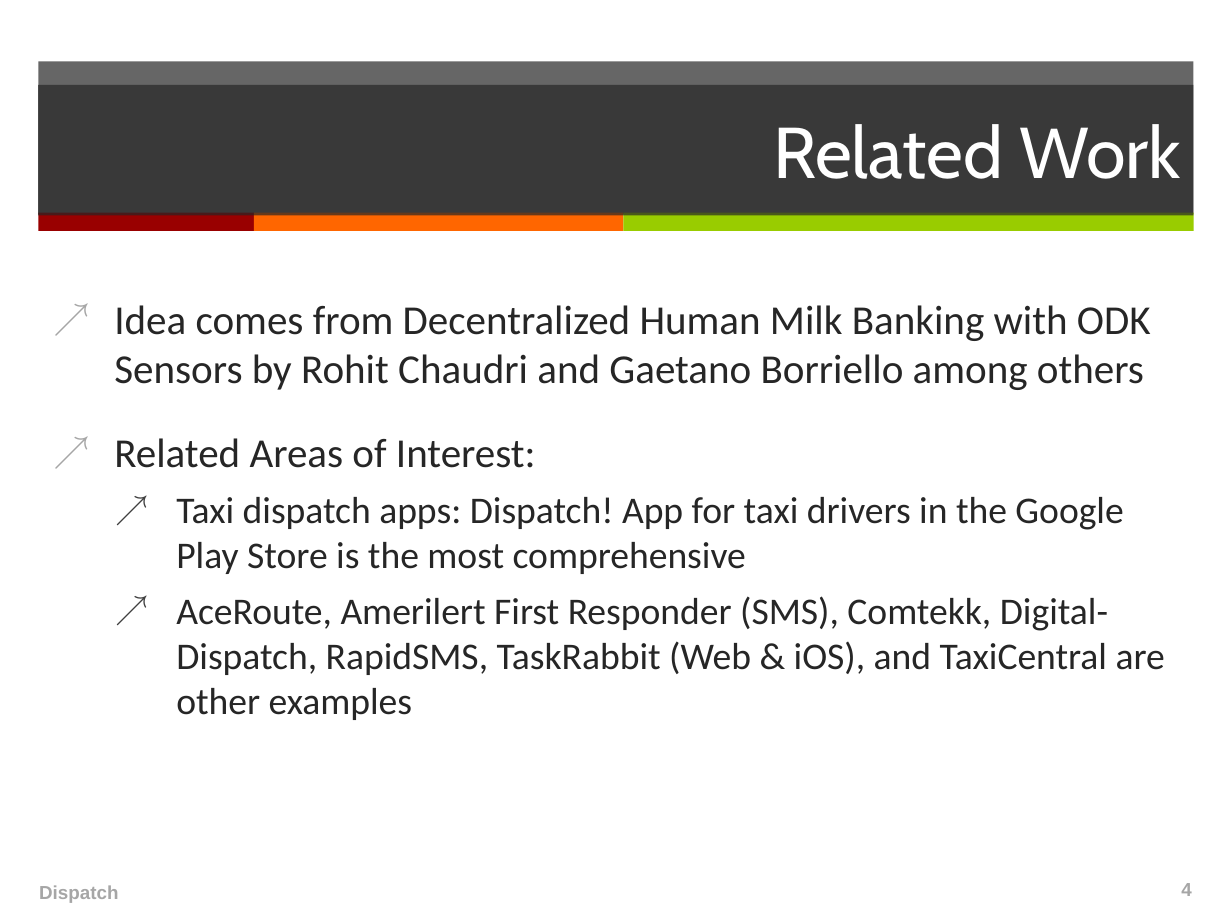
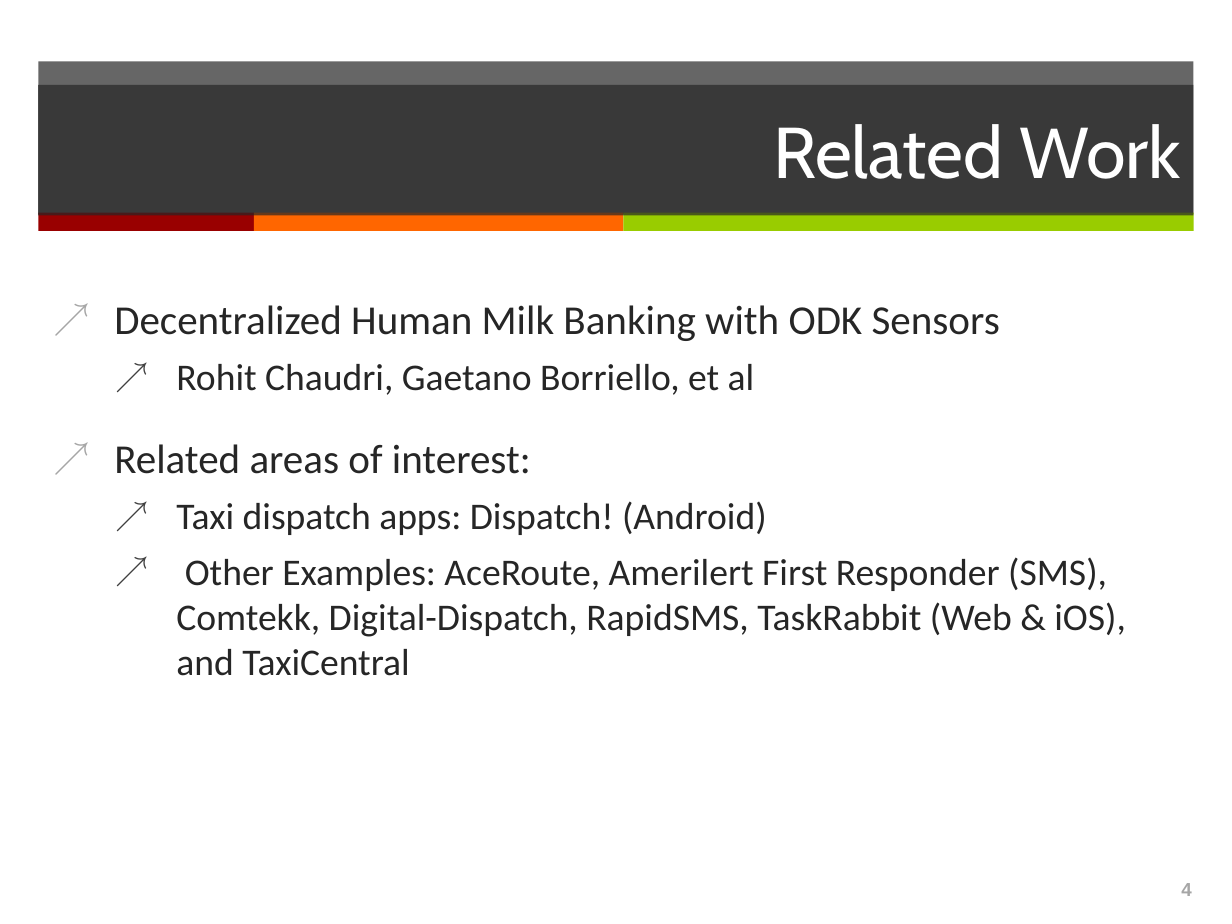
Before and after one commit to japacible/milk-banking-dispatch, a slide deck: slide 4 of presentations/presentation-draft-due-3-6.ppt. Drawn at 1232x924 pixels with LibreOffice and Linux fonts; fonts in the diff are those of the drawing. Boxes give left, top, right and bottom in pixels: in the first picture for what was removed or moved away, otherwise in the second. Text is boxed around its words. In the diff, an @@ line names an element or a change of style, - is before the commit and + after.

Commit message:
sentences -> bullets
and other stuff.

```diff
--- a/presentations/presentation-draft-due-3-6.ppt
+++ b/presentations/presentation-draft-due-3-6.ppt
@@ text at <box>114,305,1126,676</box>: text changed @@
-↗ Idea comes from Decentralized Human Milk Banking with ODK Sensors by Rohit Chaudri and Gaetano Borriello among others
-↗ Related Areas of Interest:
-  ↗ Taxi dispatch apps: Dispatch! App for taxi drivers in the Google Play Store is the most comprehensive
-  ↗ AceRoute, Amerilert First Responder (SMS), Comtekk, Digital-Dispatch, RapidSMS, TaskRabbit (Web & iOS), and TaxiCentral are other examples
+↗ Decentralized Human Milk Banking with ODK Sensors
+  ↗ Rohit Chaudri, Gaetano Borriello, et al
+↗ Related areas of interest:
+  ↗ Taxi dispatch apps: Dispatch! (Android)
+  ↗ Other Examples: AceRoute, Amerilert First Responder (SMS), Comtekk, Digital-Dispatch, RapidSMS, TaskRabbit (Web & iOS), and TaxiCentral
@@ text removed at <box>39,885,119,903</box> @@
-Dispatch
```
Also in this commit, not shown: 7 other slides changed, 1 slide added.
